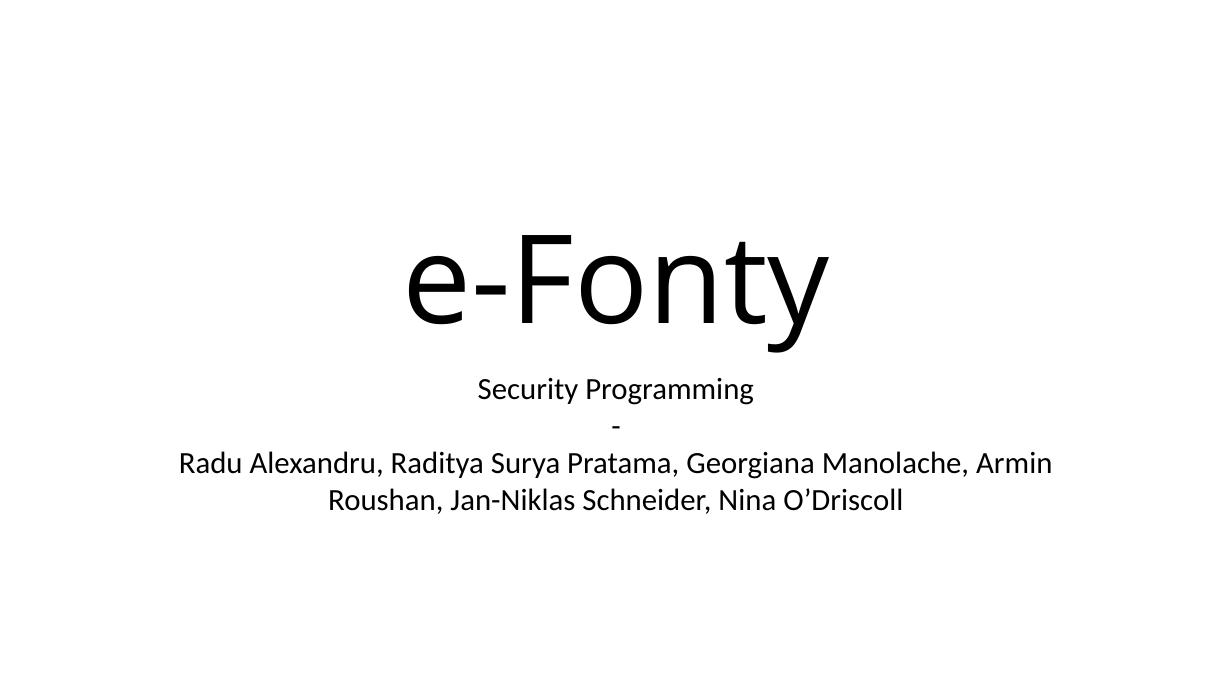
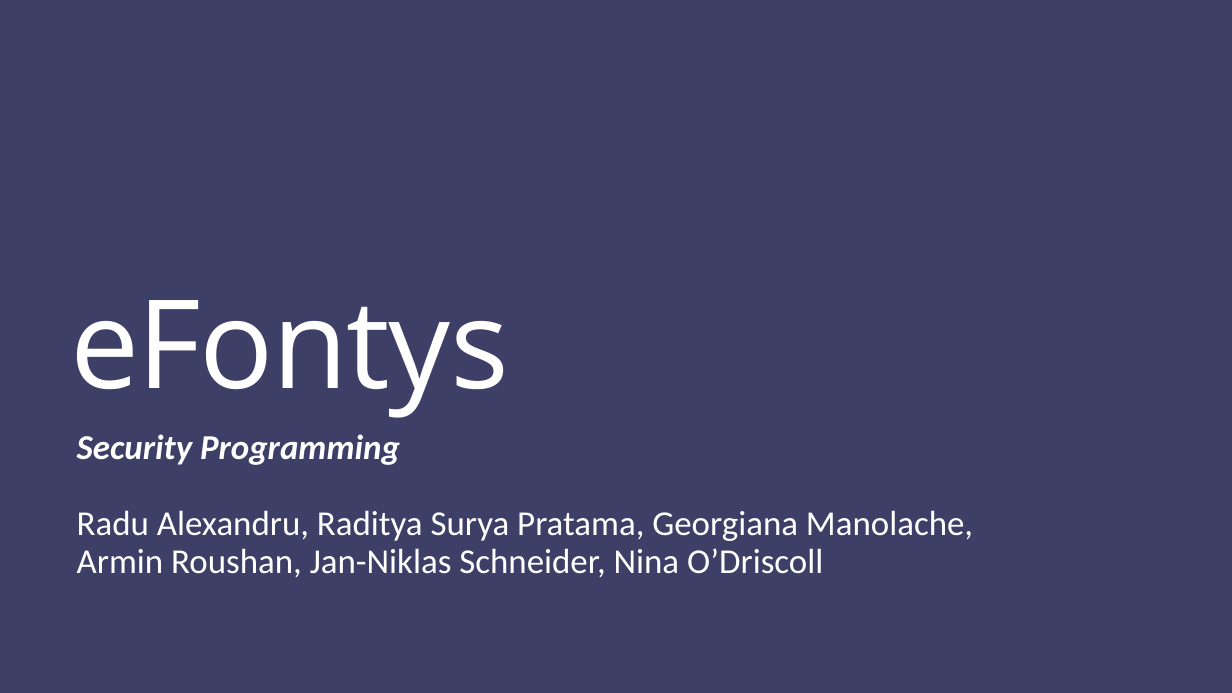
Before and after one commit to radityasurya/eFontys, a slide deck: slide 1 of Documentation/Final Presentation SePr.pptx. Drawn at 1232x693 pixels with LibreOffice and Linux fonts; fonts in the diff are those of the drawing. Boxes give left, top, right and bottom in pixels: in the first picture for what was removed or moved away, otherwise in the second. Text is boxed around its words. In the diff, an @@ line names an element or a change of style, - is before the commit and + after.

Commit message:
Update Presentation

```diff
--- a/Documentation/Final Presentation SePr.pptx
+++ b/Documentation/Final Presentation SePr.pptx
@@ background #FFFFFF to #3E3F68 @@
@@ title at [70, 300, 509, 418]: text changed; text colour #000000 to #FFFFFF @@
-e-Fonty
+eFontys
@@ subtitle at [77, 434, 973, 577]: paragraph removed @@
--
@@ subtitle "Security Programming": place and size @@
-subtitle "Security Programming" at [179, 378, 1052, 514]
+subtitle "Security Programming" at [77, 434, 973, 577]
@@ subtitle "Security Programming" at [77, 434, 973, 577]: size 24 to 27.2 pt, text colour #000000 to #FFFFFF; bold on, italic on in "Security Programming"; alignment centre to left; line spacing 1 to 0.9 @@
```
Also in this commit, not shown: 2 other slides changed, 5 slides added, 1 slide removed, 1 other file.
